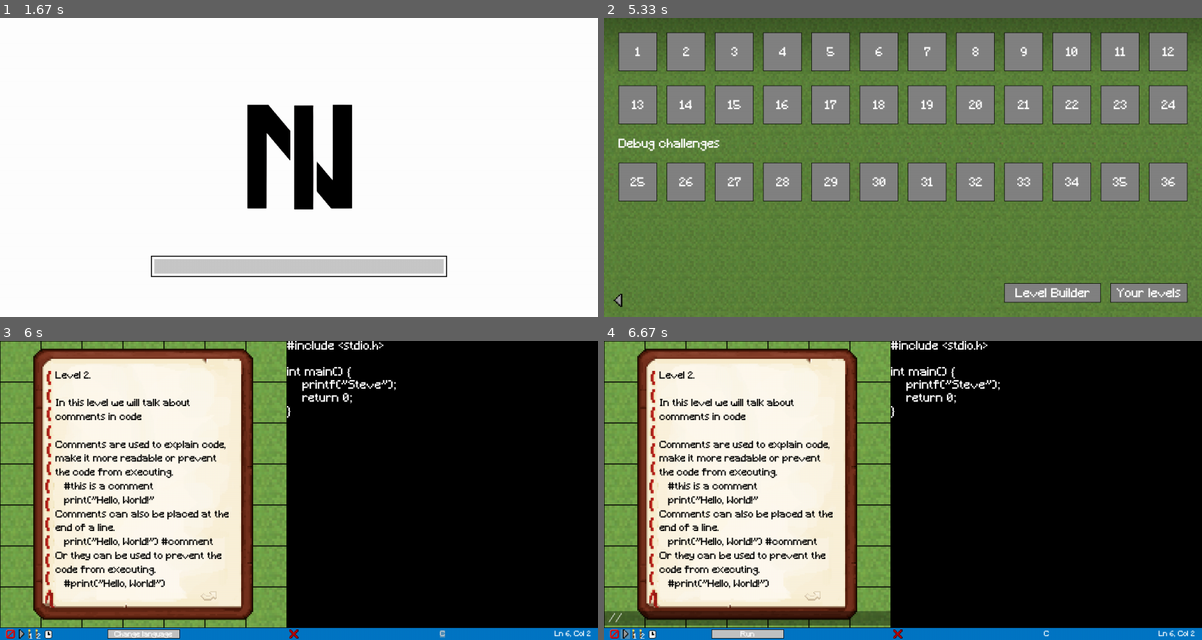
Above: before the commit, frames 1-4 (two rows, left to right).
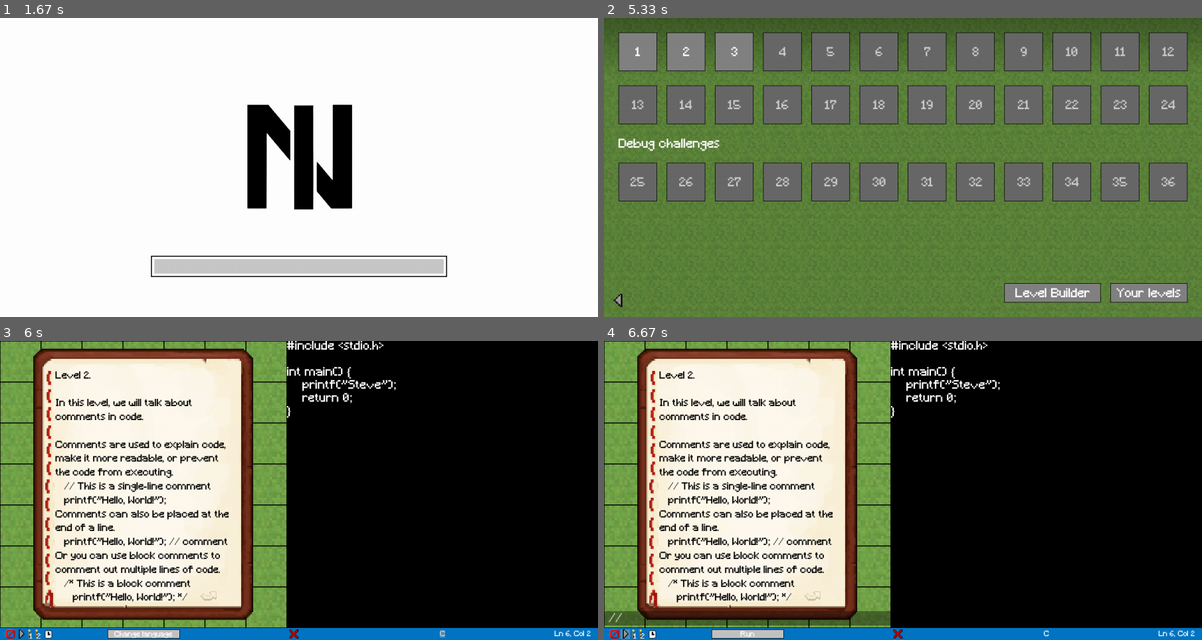
Above: after the commit, the same moments.

Repository: kerlix123/Code_Craft
Game: pygame game, started from main.py
The game is run twice, just before and just after one commit, with the same random seed, the same clock (stepped at 60 frames per second) and the same inputs.
Inputs (mouse positions are in pixels of both pictures, inside the frame that each line leads up to):
- Up to frame 1 (1.67 s): no input
- Up to frame 2 (5.33 s): click (1130, 281) at 1.88 s; press the mouse at (855, 230) at 2.2 s; move the mouse to (783, 212) at 2.3 s; release the mouse at (705, 197) at 2.43 s; press the mouse at (903, 137) at 2.53 s; move the mouse to (944, 116) at 2.63 s; release the mouse at (986, 95) at 2.77 s; press the mouse at (903, 113) at 2.87 s; move the mouse to (831, 197) at 2.97 s; release the mouse at (759, 281) at 3.1 s; press the mouse at (903, 137) at 3.2 s; move the mouse to (807, 119) at 3.3 s; release the mouse at (711, 101) at 3.43 s; press the mouse at (903, 89) at 3.53 s; move the mouse to (831, 155) at 3.63 s; release the mouse at (759, 221) at 3.77 s; press the mouse at (903, 89) at 3.87 s; move the mouse to (885, 173) at 3.97 s; release the mouse at (867, 257) at 4.1 s; press the mouse at (903, 113) at 4.2 s; move the mouse to (956, 92) at 4.3 s; release the mouse at (1016, 68) at 4.43 s; press the mouse at (903, 137) at 4.53 s; move the mouse to (938, 173) at 4.63 s; release the mouse at (974, 209) at 4.77 s; press the mouse at (621, 299) at 4.87 s; move the mouse to (717, 290) at 4.97 s; release the mouse at (819, 281) at 5.1 s; click "Levels" at 5.22 s
- Up to frame 3 (6 s): click (77, 391) at 5.55 s; click "Python" at 5.88 s
- Up to frame 4 (6.67 s): press the mouse at (633, 634) at 6.2 s; move the mouse to (837, 610) at 6.3 s; release the mouse at (1040, 583) at 6.43 s; click (621, 634) at 6.55 s

Frame 1 is identical in both runs. In frame 2, 25% of the frame differs, in the area x 2-98%, y 5-62%; in frame 3, 2.7%; in frame 4, 2.7%.

Commit message:
Updated text for levels 1-3

Diff:
--- a/data.json
+++ b/data.json
@@ -1,6 +1,6 @@
 {
     "first_play": false,
-    "skin": "alex",
+    "skin": "steve",
     "skins": {
         "steve": [
             30,
@@ -12,7 +12,7 @@
             130,
             30,
             10,
-            true
+            false
         ],
         "chicken": [
             230,
@@ -99,5 +99,5 @@
             false
         ]
     },
-    "emeralds": 290
+    "emeralds": 10
 }
--- a/levels/levels.json
+++ b/levels/levels.json
@@ -1,5 +1,5 @@
 {
-    "last_finished_level": 36,
+    "last_finished_level": 2,
     "level_p": [
         [
             30,
@@ -360,8 +360,8 @@
                     "",
                     "",
                     "In this game you can learn basics of",
-                    "programing in a Minecraft-like",
-                    "enviroment",
+                    "programming in a Minecraft-like",
+                    "environment",
                     "",
                     "",
                     "Let's start!"
@@ -371,43 +371,47 @@
                     "",
                     "First, let's learn something about",
                     "Python.",
-                    "Python was created by Gudio van",
-                    "Rossum, and released in 1991. Python",
+                    "Python was created by Guido van",
+                    "Rossum and released in 1991. It",
                     "is now used almost everywhere.",
                     "Python uses new lines to complete a",
                     "command.",
-                    "Scopes of loops, functions and",
+                    "The scopes of loops, functions and",
                     "classes are defined by whitespaces.",
-                    "Python is an interpreted language",
+                    "Python is an interpreted language,",
                     "which means that it is executed line",
-                    "by line by a program called",
-                    "interpreter."
+                    "by line using a program called",
+                    "an interpreter."
                 ],
                 [
                     "Let's learn how to output something",
-                    "on screen.",
-                    "",
-                    "In Python we use: \"print()\" function",
-                    "for that. We just need to type in the",
-                    "function and pass it a text surrounded",
-                    "with quotes (in Python it doesn't matter",
-                    "if they are single or double but in this",
-                    "game we will stick with double quotes)",
+                    "on the screen.",
+                    "",
+                    "In Python we use the \"print()\" function",
+                    "for this. Simply type the function and",
+                    " pass it text surrounded by quotes.",
+                    "(In Python, it doesn't matter whether",
+                    "the quotes are single or double, but in",
+                    "this game, we will stick with double",
+                    "quotes)",
                     "",
                     "print(\"Code_Craft\")",
-                    "Code above will output Code_Craft on",
-                    "screen"
+                    "",
+                    "The code above will output Code_Craft",
+                    "on the screen"
                 ],
                 [
                     "Try to output:",
                     "",
                     "Hello, World!",
                     "",
-                    "To close/open this book use:",
+                    "To close or open this book, use:",
                     "Ctrl+E",
-                    "Run your code with button at the",
+                    "",
+                    "Run your code using the button at the",
                     "bottom of the screen",
-                    "Delete output log with:",
+                    "",
+                    "Delete the output log with:",
                     "Ctrl+K"
                 ]
             ],
@@ -420,7 +424,7 @@
                     "NEX",
                     "",
                     "",
-                    "In this game, you can learn basics of",
+                    "In this game you can learn basics of",
                     "programming in a Minecraft-like",
                     "environment",
                     "",
@@ -430,47 +434,50 @@
                 [
                     "Level 1.",
                     "",
-                    "First, let's learn something about",
-                    "C.",
+                    "First, let's learn something about C.",
+                    "",
                     "C was created by Dennis Ritchie in",
                     "1972 at Bell Labs. It is a powerful",
                     "language, widely used for system",
-                    "programming, embedded systems, etc.",
-                    "C uses semicolons to end statements.",
-                    "Braces {} are used to define the scope",
-                    "of functions, loops, and conditionals.",
-                    "C is a compiled language, meaning it is",
-                    "converted to machine code and",
-                    "executed by the system directly."
+                    "programming, embedded systems, and",
+                    "more. C uses semicolons to end",
+                    "statements. Braces {} are used to",
+                    "define the scope of functions, loops,",
+                    "and conditionals. C is a compiled",
+                    "language, meaning it is converted to",
+                    "machine code and executed directly",
+                    "by the system."
                 ],
                 [
                     "Let's learn how to output something",
-                    "on screen.",
-                    "",
-                    "In C, we use: \"printf()\" function",
-                    "for that. We need to include the",
-                    "\"stdio.h\" library to use it. Then type",
-                    "the function and pass it a text",
-                    "surrounded with double quotes.",
+                    "on the screen.",
+                    "",
+                    "In C, we use the \"printf()\" function",
+                    "for this. We need to include the",
+                    "\"stdio.h\" library to use it. Then, type",
+                    "the function and pass it text",
+                    "surrounded by double quotes.",
                     "",
                     "#include <stdio.h>",
                     "int main() {",
                     "    printf(\"Code_Craft\");",
                     "    return 0;",
                     "}",
-                    "Code above will output Code_Craft on",
-                    "screen"
+                    "The code above will output Code_Craft",
+                    "on the screen"
                 ],
                 [
                     "Try to output:",
                     "",
                     "Hello, World!",
                     "",
-                    "To close/open this book use:",
+                    "To close or open this book, use:",
                     "Ctrl+E",
-                    "Run your code with button at the",
+                    "",
+                    "Run your code using the button at the",
                     "bottom of the screen",
-                    "Delete output log with:",
+                    "",
+                    "Delete the output log with:",
                     "Ctrl+K"
                 ]
             ],
@@ -483,7 +490,7 @@
                     "NEX",
                     "",
                     "",
-                    "In this game, you can learn basics of",
+                    "In this game you can learn basics of",
                     "programming in a Minecraft-like",
                     "environment",
                     "",
@@ -509,12 +516,12 @@
                 ],
                 [
                     "Let's learn how to output something",
-                    "on screen.",
-                    "",
-                    "In C++, we use: \"cout\" for that. We",
+                    "on the screen.",
+                    "",
+                    "In C++, we use \"cout\" for this. We",
                     "need to include the \"iostream\" library",
-                    "to use it. Then type the object and pass",
-                    "it text using the insertion operator `<<`",
+                    "to use it. Then type cout and pass it",
+                    "text using the insertion operator `<<`.",
                     "",
                     "#include <iostream>",
                     "using namespace std;",
@@ -522,19 +529,21 @@
                     "    cout << \"Code_Craft\";",
                     "    return 0;",
                     "}",
-                    "Code above will output Code_Craft on",
-                    "screen"
+                    "The code above will output Code_Craft",
+                    "on the screen"
                 ],
                 [
                     "Try to output:",
                     "",
                     "Hello, World!",
                     "",
-                    "To close/open this book use:",
+                    "To close or open this book, use:",
                     "Ctrl+E",
-                    "Run your code with button at the",
+                    "",
+                    "Run your code using the button at the",
                     "bottom of the screen",
-                    "Delete output log with:",
+                    "",
+                    "Delete the output log with:",
                     "Ctrl+K"
                 ]
             ],
@@ -712,11 +721,11 @@
                 [
                     "Level 2.",
                     "",
-                    "In this level we will talk about",
-                    "comments in code",
+                    "In this level, we will talk about",
+                    "comments in code.",
                     "",
                     "Comments are used to explain code,",
-                    "make it more readable or prevent",
+                    "make it more readable, or prevent",
                     "the code from executing.",
                     "   #this is a comment",
                     "   print(\"Hello, World!\"",
@@ -737,7 +746,7 @@
                     "Level 2.",
                     "",
                     "In this level, we will talk about",
-                    "comments in code",
+                    "comments in code.",
                     "",
                     "Comments are used to explain code,",
                     "make it more readable, or prevent",
@@ -763,7 +772,7 @@
                     "Level 2.",
                     "",
                     "In this level, we will talk about",
-                    "comments in code",
+                    "comments in code.",
                     "",
                     "Comments are used to explain code,",
                     "make it more readable, or prevent",
@@ -1022,26 +1031,29 @@
                 [
                     "Level 3.",
                     "",
-                    "In this level we will learn about",
+                    "In this level, we will learn about",
                     "variables.",
                     "",
                     "Variables are used to store data of",
-                    "various data types",
-                    "",
-                    "In Python variable is created when you",
-                    "assign it a value for the first time",
+                    "various data types. They are like",
+                    "buckets, but instead of water, they",
+                    "store data.",
+                    "",
+                    "In Python, a variable is created when",
+                    "you assign it a value for the first time.",
                     "",
                     "A variable name must start with a",
                     "letter or the underscore character, it",
-                    "cannot start with a number, it can only",
-                    "contain alpha-numeric characters and",
-                    "underscores, variable names are"
-                ],
-                [
-                    "case-sensitive and variable name",
+                    "cannot start with a number, it can only"
+                ],
+                [
+                    "contain alphanumeric characters and",
+                    "underscores. Variable names are",
+                    "case-sensitive, and a variable name",
                     "cannot be any of the Python keywords.",
-                    "Main data types in Python are int, float",
-                    "str and bool.",
+                    "The main data types in Python are int,",
+                    "float, str and bool.",
+                    "",
                     "a = 5",
                     "b = 5.5",
                     "c = \"Nether\"",
@@ -1050,16 +1062,17 @@
                     "Above are examples of variables of",
                     "various data types.",
                     "",
-                    "To output a variable we use print().",
-                    "",
-                    "print(a) will output 5 on the screen."
-                ],
-                [
+                    "To output a variable we use print()."
+                ],
+                [
+                    "print(a) will output 5 on the screen.",
+                    "",
                     "a = 6.25 will change a from 5 to 6.25",
                     "",
-                    "Try to make variable b, assign 3 to it",
-                    "and print it, after that make variable a",
-                    "with value 4.5 and print it in new line."
+                    "Try to create a variable b, assign 3 to",
+                    "it, and print it. After that, create",
+                    "variable a with the value 4.5 and print",
+                    "it on new line."
                 ]
             ],
             "text_C": [
@@ -1070,22 +1083,24 @@
                     "variables.",
                     "",
                     "Variables are used to store data of",
-                    "various data types.",
+                    "various data types. They are like",
+                    "buckets, but instead of water, they",
+                    "store data.",
                     "",
                     "In C, a variable must be declared",
                     "before it can be used.",
                     "",
                     "A variable name must start with a",
                     "letter or an underscore character, it",
-                    "cannot start with a number, it can only",
+                    "cannot start with a number, it can only"
+                ],
+                [
                     "contain alphanumeric characters and",
-                    "underscores, variable names are"
-                ],
-                [
+                    "underscores, variable names are",
                     "case-sensitive and cannot be any of",
                     "the C keywords.",
-                    "Main data types in C are int, float,",
-                    "double and char",
+                    "The main data types in C are int, float,",
+                    "double and char.",
                     "int a = 5;",
                     "float b = 5.5;",
                     "double c = 5.5;",
@@ -1094,23 +1109,25 @@
                     "Above are examples of variables of",
                     "various data types.",
                     "",
-                    "To output a variable, we use printf().",
-                    "",
+                    "To output a variable, we use printf()."
+                ],
+                [
                     "printf(\"%d\", a); will output 5 on the",
-                    "screen."
-                ],
-                [
+                    "screen.",
                     "%d in printf tells it what is the data type",
-                    "of given variable (%d - int, %f - float)",
-                    "and where in the output you want it to",
-                    "be, but we will talk more about that",
-                    "later.",
-                    "",
-                    "a = 6; // will change a to 6",
-                    "",
-                    "Try to make variable b, assign 3 to it",
-                    "and print it, after that make variable a",
-                    "with value 4.5 and print it in new line."
+                    "of the given variable (%d - int, %f -",
+                    "float) and where in the output you want",
+                    "it to be, but we will talk more about",
+                    "that later.",
+                    "",
+                    "a = 6; // This will change a to 6",
+                    "",
+                    "Try to create a variable b, assign 3 to",
+                    "it, and print it. After that, create",
+                    "variable a with the value 4.5 and print",
+                    "it on new line.",
+                    "",
+                    "Use \\n in printf() to go to a new line."
                 ]
             ],
             "text_C++": [
@@ -1121,22 +1138,24 @@
                     "variables.",
                     "",
                     "Variables are used to store data of",
-                    "various data types.",
+                    "various data types. They are like",
+                    "buckets, but instead of water, they",
+                    "store data.",
                     "",
                     "In C++, a variable must be declared",
                     "before it can be used.",
                     "",
                     "A variable name must start with a",
                     "letter or an underscore character, it",
-                    "cannot start with a number, it can only",
+                    "cannot start with a number, it can only"
+                ],
+                [
                     "contain alphanumeric characters and",
-                    "underscores, variable names are"
-                ],
-                [
+                    "underscores, variable names are",
                     "case-sensitive and cannot be any of",
                     "the C++ keywords.",
-                    "Main data types in C++ are int, float,",
-                    "double, string, and bool.",
+                    "The main data types in C++ are int,",
+                    "float, double, string, and bool.",
                     "int a = 5;",
                     "float b = 5.5;",
                     "double c = 6.25;",
@@ -1146,20 +1165,22 @@
                     "Above are examples of variables of",
                     "various data types.",
                     "",
-                    "To output a variable, we use cout.",
-                    "",
-                    "cout << a; will output 5 on the screen."
-                ],
-                [
+                    "To output a variable, we use cout."
+                ],
+                [
+                    "cout << a; will output 5 on the screen.",
                     "a = 6; // will change a to 6",
                     "",
-                    "Try to make variable b, assign 3 to it",
-                    "and print it, after that make variable a",
-                    "with value 4.5 and print it in new line."
-                ]
-            ],
-            "hint1_unlocked": true,
-            "hint2_unlocked": true,
+                    "Try to create a variable b, assign 3 to",
+                    "it, and print it. After that, create",
+                    "variable a with the value 4.5 and print",
+                    "it on new line.",
+                    "",
+                    "Use << endl in cout to go to a new line."
+                ]
+            ],
+            "hint1_unlocked": false,
+            "hint2_unlocked": false,
             "hint1_Python": "variable = value",
             "hint2_Python": "print(variable)",
             "hint1_C": "b is int and a is float - data_type var = value;",
--- a/main.py
+++ b/main.py
@@ -681,6 +681,7 @@
                 elif lang_text_x <= mouse[0] <= lang_text_x+lang_text_length and 600 <= mouse[1] <= 615:
                     #Changes the current programming language if Programming language is pressed
                     code_lang = (code_lang + 1) % 3
+                    book_text = game_utils.render_book_text(level, code_lang)
                     restart()
                 elif not player_l and 56 <= mouse[0] <= 67 and 597 <= mouse[1] <= 617:
                     #Buys and displays or just displays first hint when first Hint button is clicked
